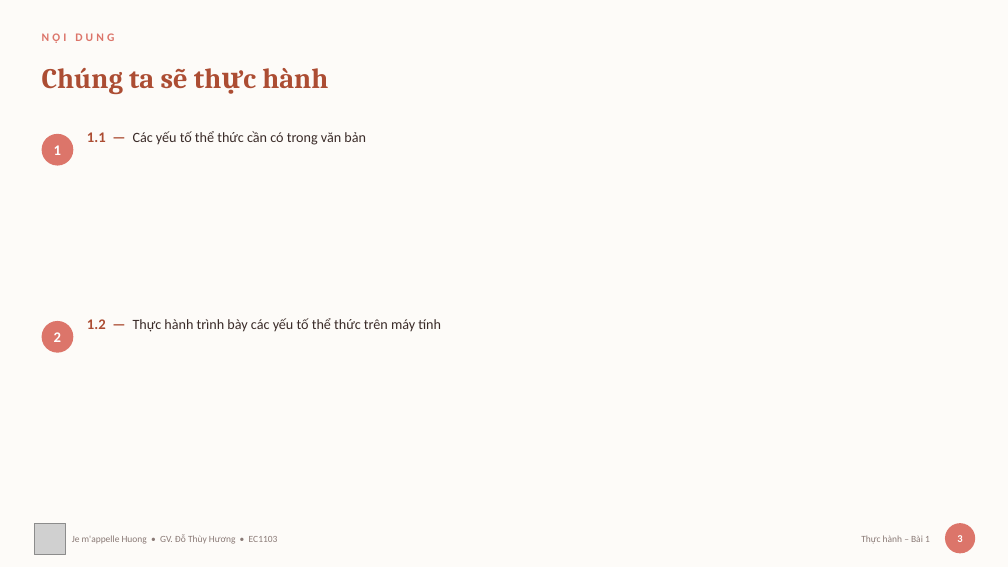
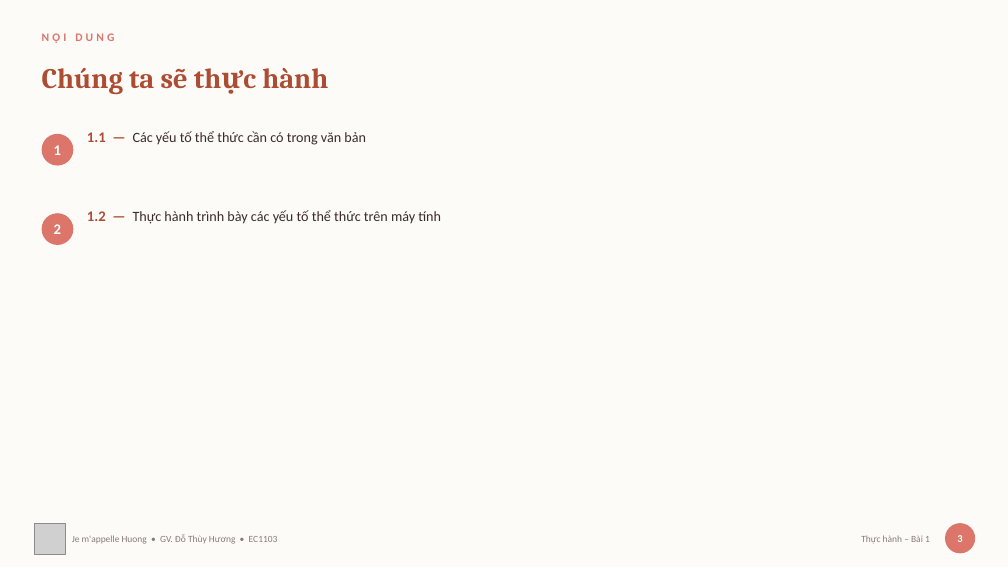
Before and after one commit to thuyhuongctu/ComDraft, a slide deck: slide 3 of practice/bai-1-the-thuc.pptx. Drawn at 1008x567 pixels with LibreOffice and Linux fonts; fonts in the diff are those of the drawing; grey boxes stand for pictures. Boxes give left, top, right and bottom in pixels: in the first picture for what was removed or moved away, otherwise in the second. Text is boxed around its words. In the diff, an @@ line names an element or a change of style, - is before the commit and + after.

Commit message:
Sửa lỗi mục lục Chương 4 và chuẩn hóa nhịp trình bày cả bộ
Chương 4 mất slide mục lục: hàm dò slide trong add_images.py so khớp
trên toàn bộ chữ của slide, mà slide mục lục lại liệt kê tên mọi mục
của chương nên luôn khớp trước. Hình tiến trình đàm phán vì thế đè lên
mục lục và xóa mất nội dung, còn slide đúng thì bỏ trống.

Cùng nguyên nhân, find_idx trong apply_upgrade.py chèn slide phân cách
ngay trước mục lục thay vì trước mục nội dung — Chương 3 bị đảo thứ tự
3.2, 3.3-3.4 rồi mới tới 3.1.

Đã sửa:
• add_images.py, apply_upgrade.py — chỉ dò trong vùng tiêu đề và bỏ qua
  hẳn slide mục lục cùng slide mục tiêu
• design.js — giới hạn bước nhảy của numList để chương ít mục không bị
  giãn dòng gấp rưỡi chương nhiều mục
• make_figs.py — hình tiến trình đàm phán thêm dòng kết quả cần có của
  mỗi giai đoạn, tỉ lệ từ 3,46 về 2,74 cho khớp hình các chương khác
• mục lục Chương 4 viết đủ ý như mục lục Chương 1
• bổ sung scripts/build_decks.js mà README có nhắc nhưng còn thiếu

Dựng lại toàn bộ 8 tệp từ nguồn đã sửa. Kiểm định pptx_delivery_check:
8/8 passed, 0 lỗi 0 cảnh báo. Không còn slide nào hụt nội dung quá 1,5
inch ở các chương.

```diff
--- a/practice/bai-1-the-thuc.pptx
+++ b/practice/bai-1-the-thuc.pptx
@@ text "1.2 — Thực hành trình ...": place and size @@
-text "1.2 — Thực hành trình ..." at [87,318,441,332]
+text "1.2 — Thực hành trình ..." at [87,210,441,224]
@@ text "2": place and size @@
-text "2" at [54,332,61,342]
+text "2" at [54,224,61,234]
@@ ellipse: place and size @@
-ellipse at [42,321,73,353]
+ellipse at [42,213,73,245]
```
Also in this commit, not shown: 1 other slide changed, 14 other files.
